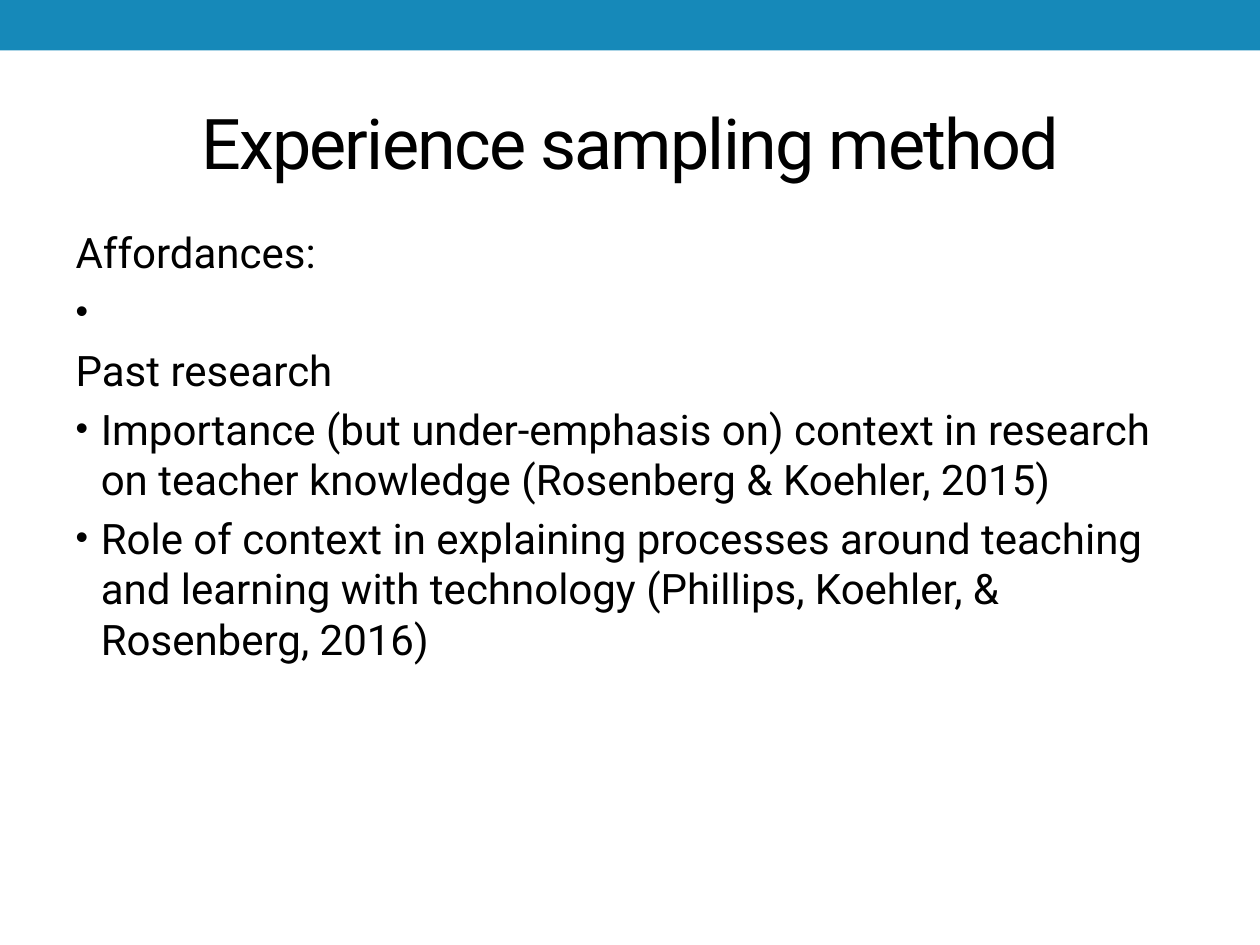
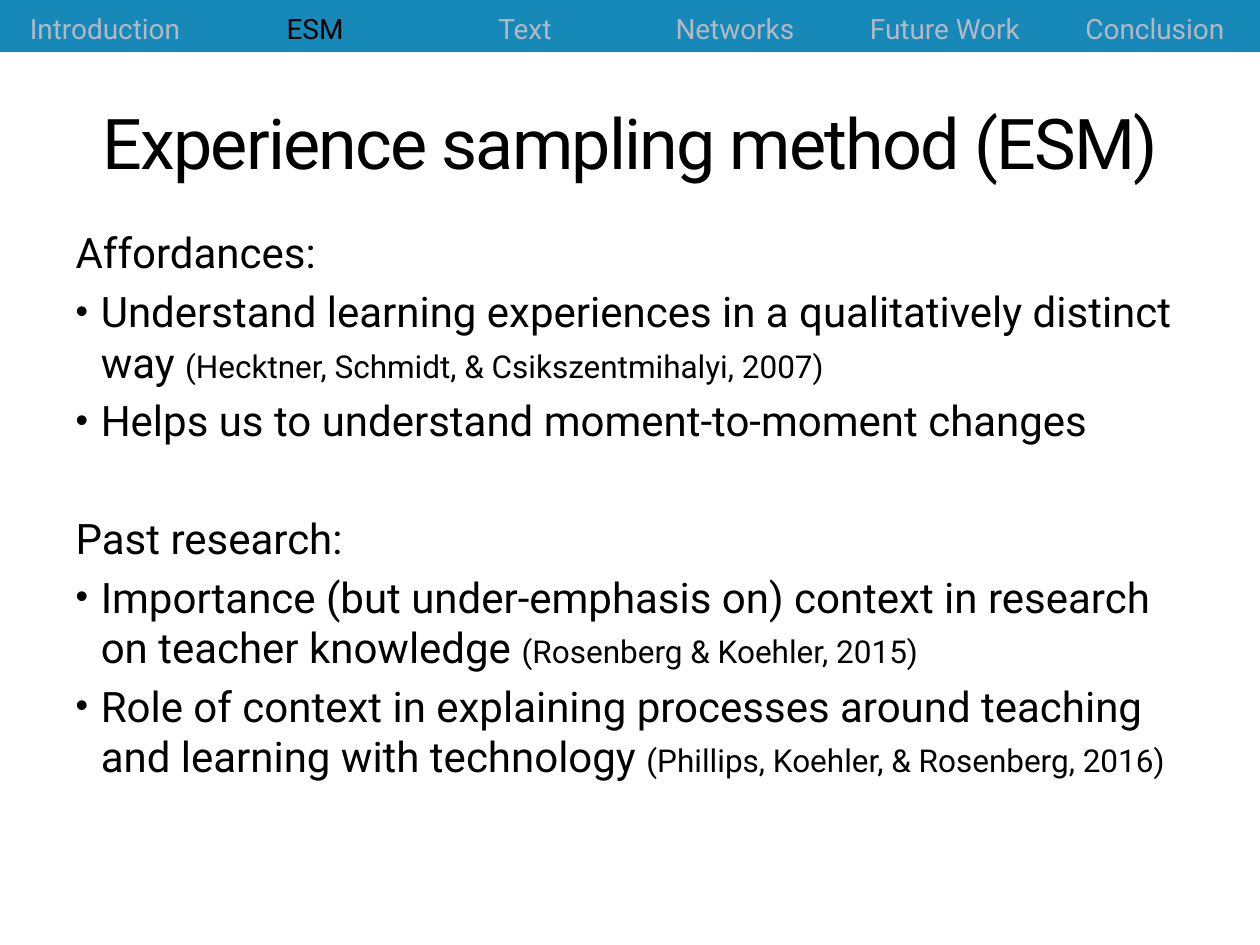
Before and after one commit to jrosen48/job-talk, a slide deck: slide 9 of 2018-1-15-Rosenberg-UT-Knoxville-talk.pptx. Drawn at 1260x945 pixels with LibreOffice and Linux fonts; fonts in the diff are those of the drawing. Boxes give left, top, right and bottom in pixels: in the first picture for what was removed or moved away, otherwise in the second. Text is boxed around its words. In the diff, an @@ line names an element or a change of style, - is before the commit and + after.

```diff
--- a/2018-1-15-Rosenberg-UT-Knoxville-talk.pptx
+++ b/2018-1-15-Rosenberg-UT-Knoxville-talk.pptx
@@ table added at box(0, 0, 1260, 53), 1 rows, 6 columns @@
+Introduction | ESM | Text | Networks | Future Work | Conclusion
@@ title at box(102, 113, 1158, 185): text changed @@
-Experience sampling method
+Experience sampling method (ESM)
@@ text at box(76, 295, 1171, 555): text changed @@
-Past research
+• Understand learning experiences in a qualitatively distinct way (Hecktner, Schmidt, & Csikszentmihalyi, 2007)
+• Helps us to understand moment-to-moment changes
+Past research:
@@ text at box(101, 579, 1165, 781): size 24 to 18 pt in "(Rosenberg & Koehler, 2015)", "(Phillips, Koehler, & Rosenberg, 2016)" @@
```
Also in this commit, not shown: 33 other slides changed, 20 slides added, 6 slides removed, 2 other files.
